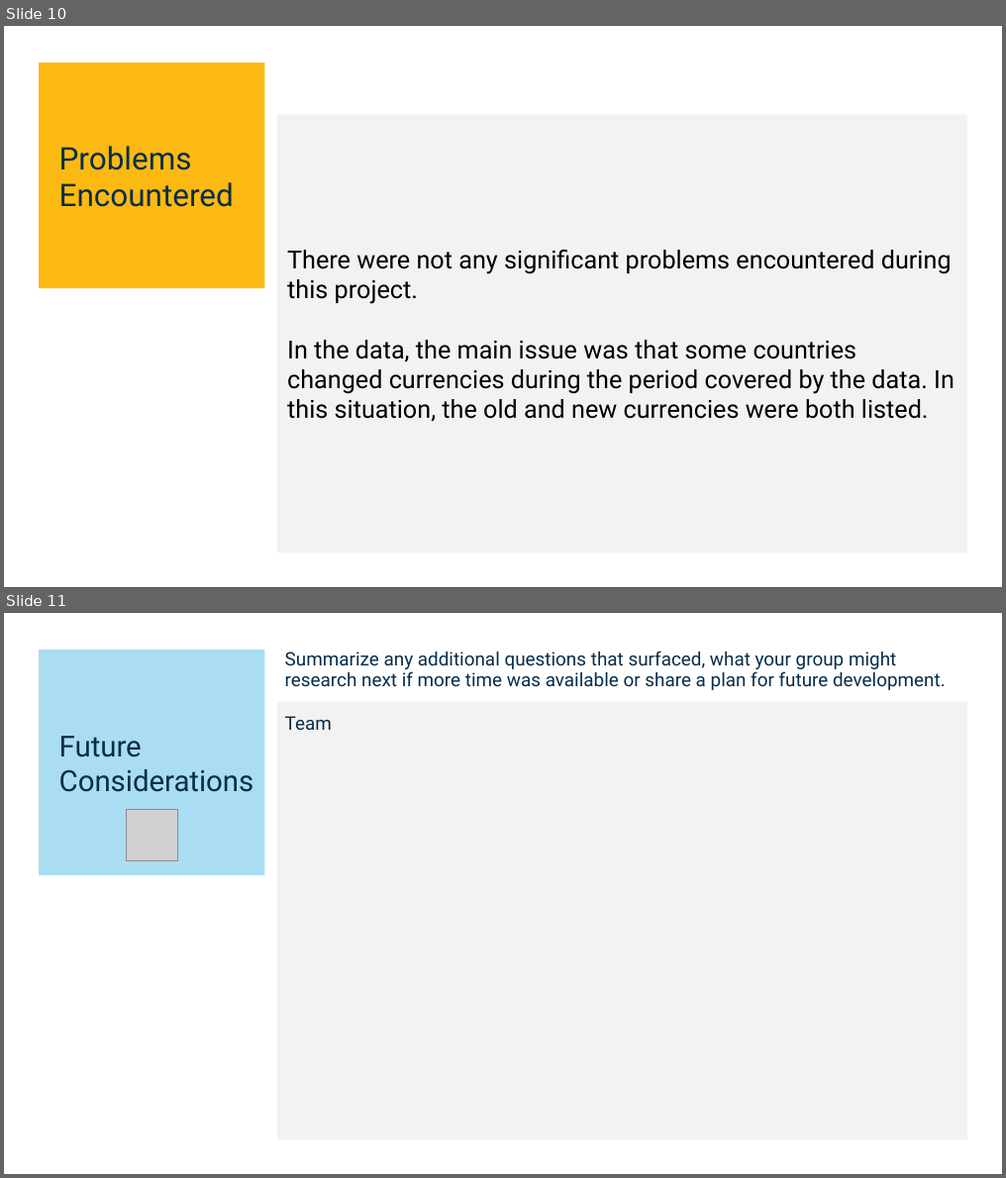
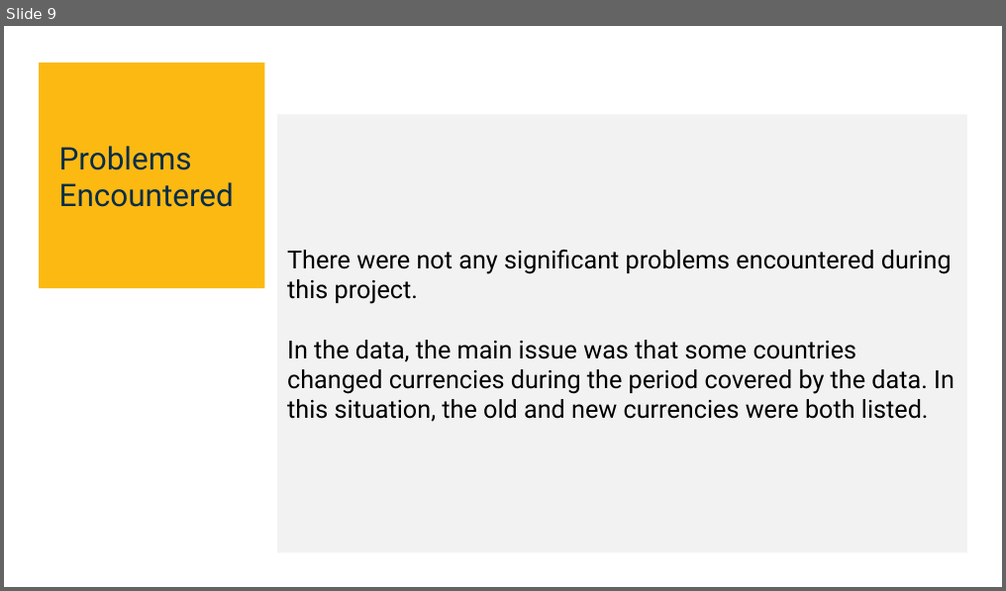
Before and after one commit to tbrown14611/Project_2, a slide deck: Team_3_AI_Bootcamp_Project_2.pptx. Shown one above the other, each under a label of ours: slides 10 and 11 before the commit, slide 9 after it. The pictures are 1006x1178 and 1006x591 pixels, drawn with LibreOffice and Linux fonts; fonts in the diff are those of the drawing; grey boxes stand for pictures. Boxes give left, top, right and bottom in pixels: in the first picture for what was removed or moved away, otherwise in the second. Text is boxed around its words. In the diff, an @@ line names an element or a change of style, - is before the commit and + after.

```diff
--- a/Team_3_AI_Bootcamp_Project_2.pptx
+++ b/Team_3_AI_Bootcamp_Project_2.pptx
@@ slide 11 removed at [4,613,1002,1174], background #FFFFFF @@
@@ rectangle removed at [40,650,265,875] @@
@@ text removed at [285,651,945,690] @@
-Summarize any additional questions that surfaced, what your group might research next if more time was available or share a plan for future development.
@@ rectangle removed at [277,701,967,1140] @@
@@ text removed at [285,716,332,730] @@
-Team
@@ text removed at [59,736,254,792] @@
-Future Considerations
@@ picture removed at [127,810,177,861] @@
@@ what was slide 10 is now slide 9 @@
```
Also in this commit, not shown: 1 other slide removed, 1 other file.
